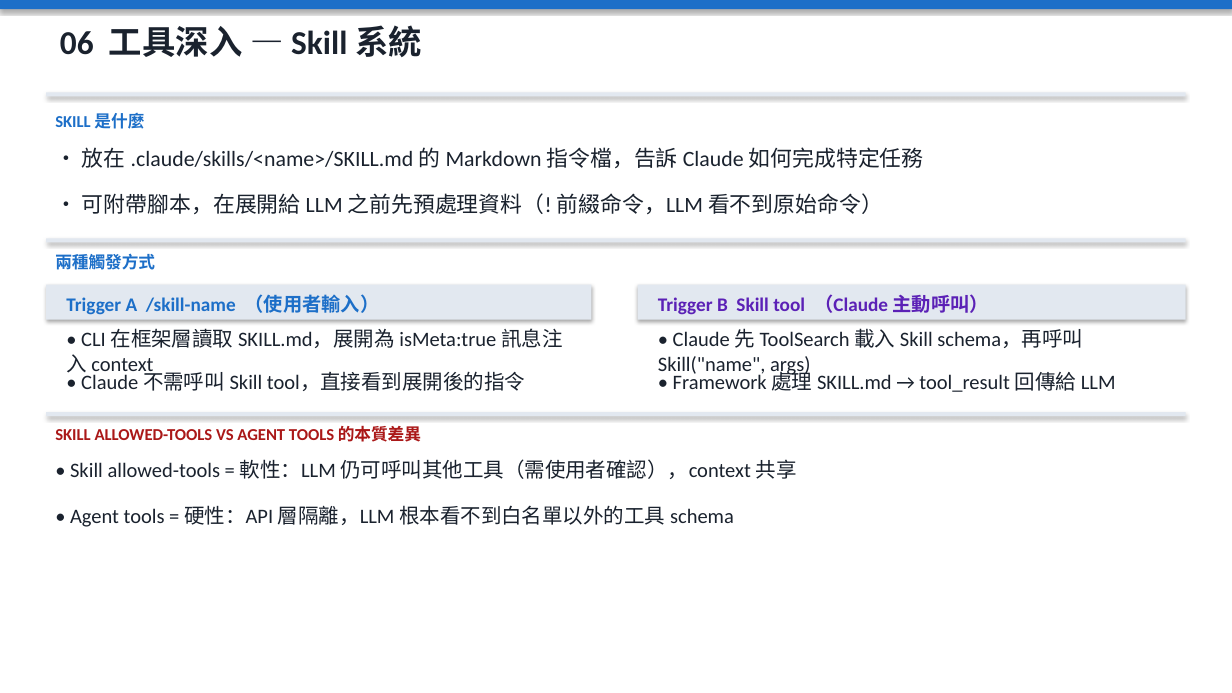
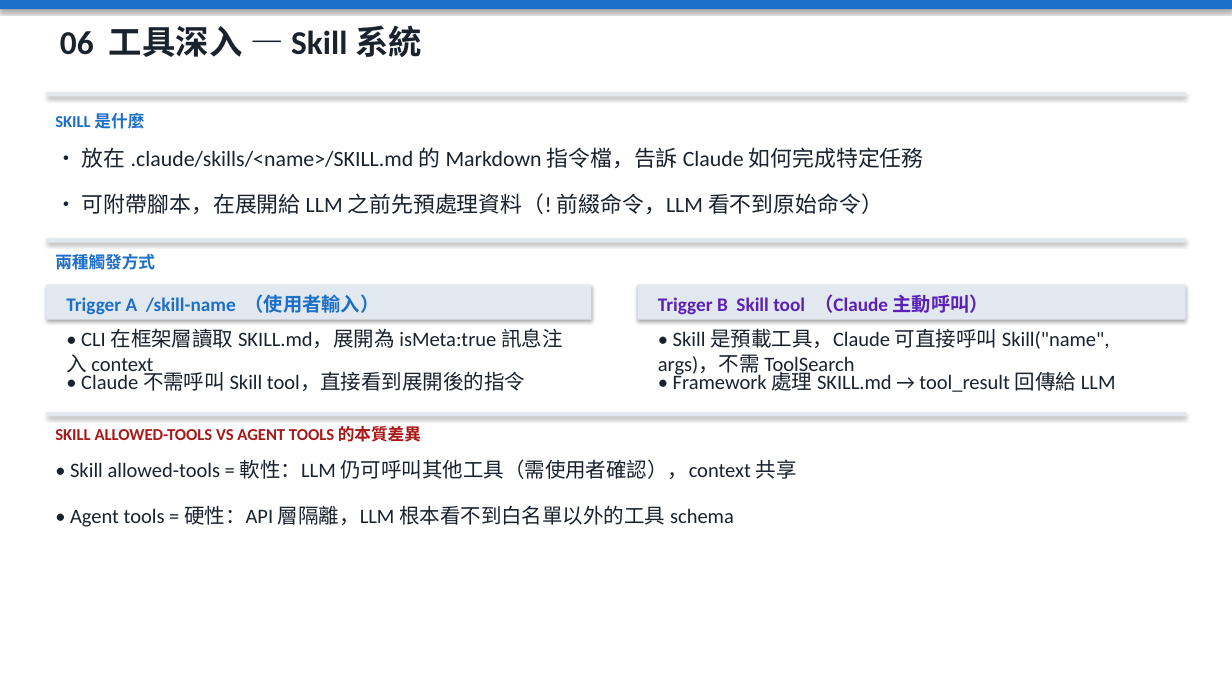
Before and after one commit to SunnyWenwen/reseach_claude_code, a slide deck: slide 18 of claude_code_full.pptx. Drawn at 1232x693 pixels with LibreOffice and Linux fonts; fonts in the diff are those of the drawing. Boxes give left, top, right and bottom in pixels: in the first picture for what was removed or moved away, otherwise in the second. Text is boxed around its words. In the diff, an @@ line names an element or a change of style, - is before the commit and + after.

Commit message:
feat: Update tool concurrency explanation and settings
Refine the documentation and presentation slides to accurately reflect tool concurrency behavior.

This commit updates:
- `.claude/settings.local.json`: Adds `Bash(git:*)` to allowed tools.
- `claude_code_full.pptx`: Updates slide content regarding tool execution, specifically differentiating between read-only and write tools concerning concurrency.
- `make_combined_ppt.py`: Modifies the script to update the PPT slide content related to tool concurrency details.
- `tools.md`: Adds a new section detailing `isConcurrencySafe` flag, explaining how it affects parallel versus sequential execution of tools based on their read/write nature. Includes practical verification and API-level control.

The changes clarify how different types of tools (read-only vs. write) interact with the framework's concurrency mechanisms, providing a more precise understanding of parallel tool execution.

```diff
--- a/claude_code_full.pptx
+++ b/claude_code_full.pptx
@@ text at (658,328,1110,377): text changed @@
-• Claude 先 ToolSearch 載入 Skill schema，再呼叫 Skill("name", args)
+• Skill 是預載工具，Claude 可直接呼叫 Skill("name", args)，不需 ToolSearch
```
Also in this commit, not shown: 1 other slide changed, 3 other files.
